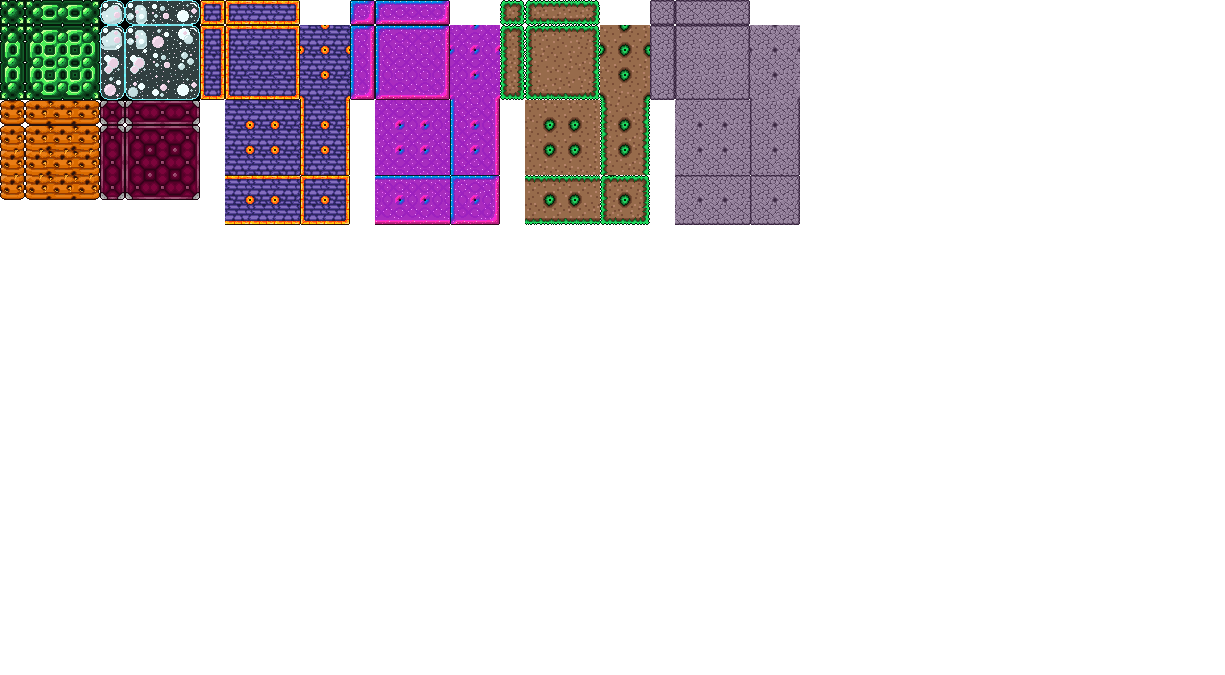
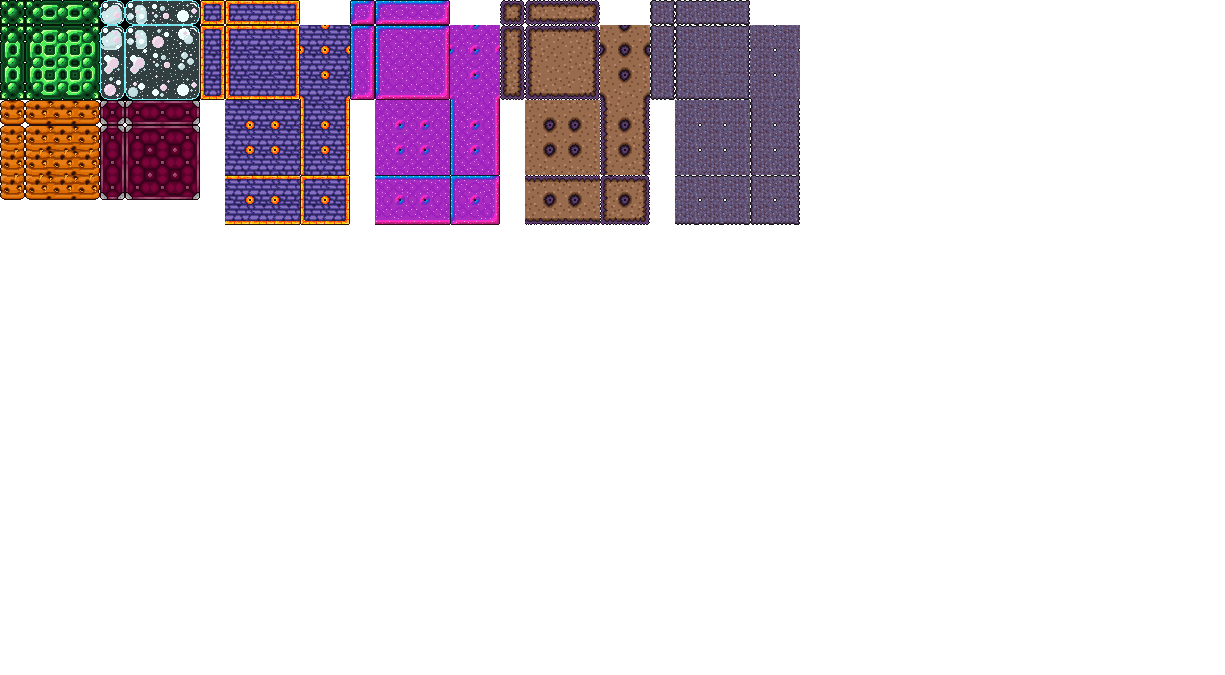
Comparing the layer stacks of the two 1225 x 675 images. Changes:
hid "Grass normal" over [500, 0, 650, 225]
showed "Grass Corrupt", moved it above "Jungle normal", painted on it over [500, 0, 650, 225]
moved "Stone Corrupt" above "Stone Normal", painted on it over [650, 0, 800, 225]
hid "Stone" (2nd of 2, in "Stone") over [650, 0, 800, 225]
